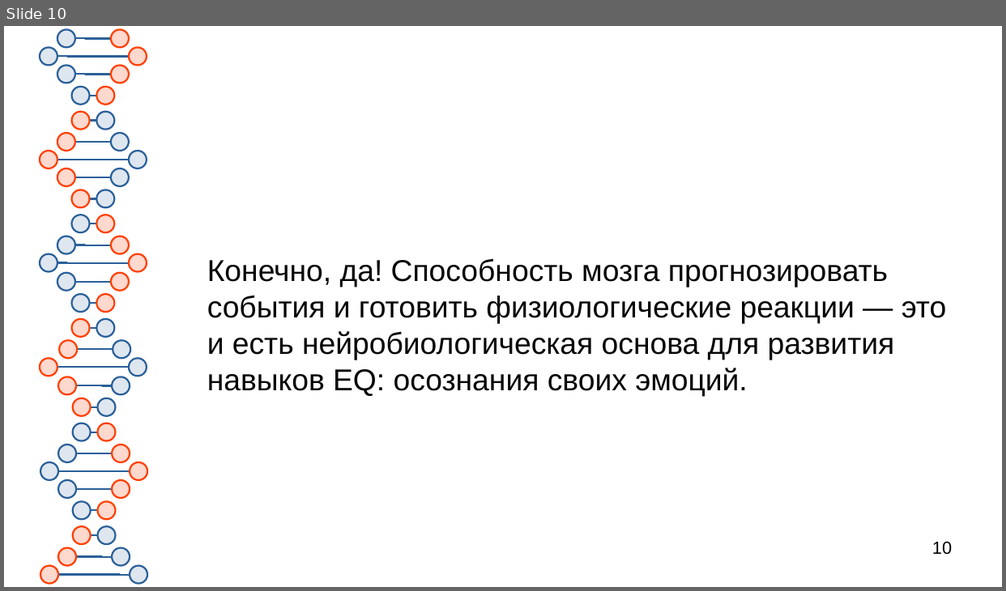
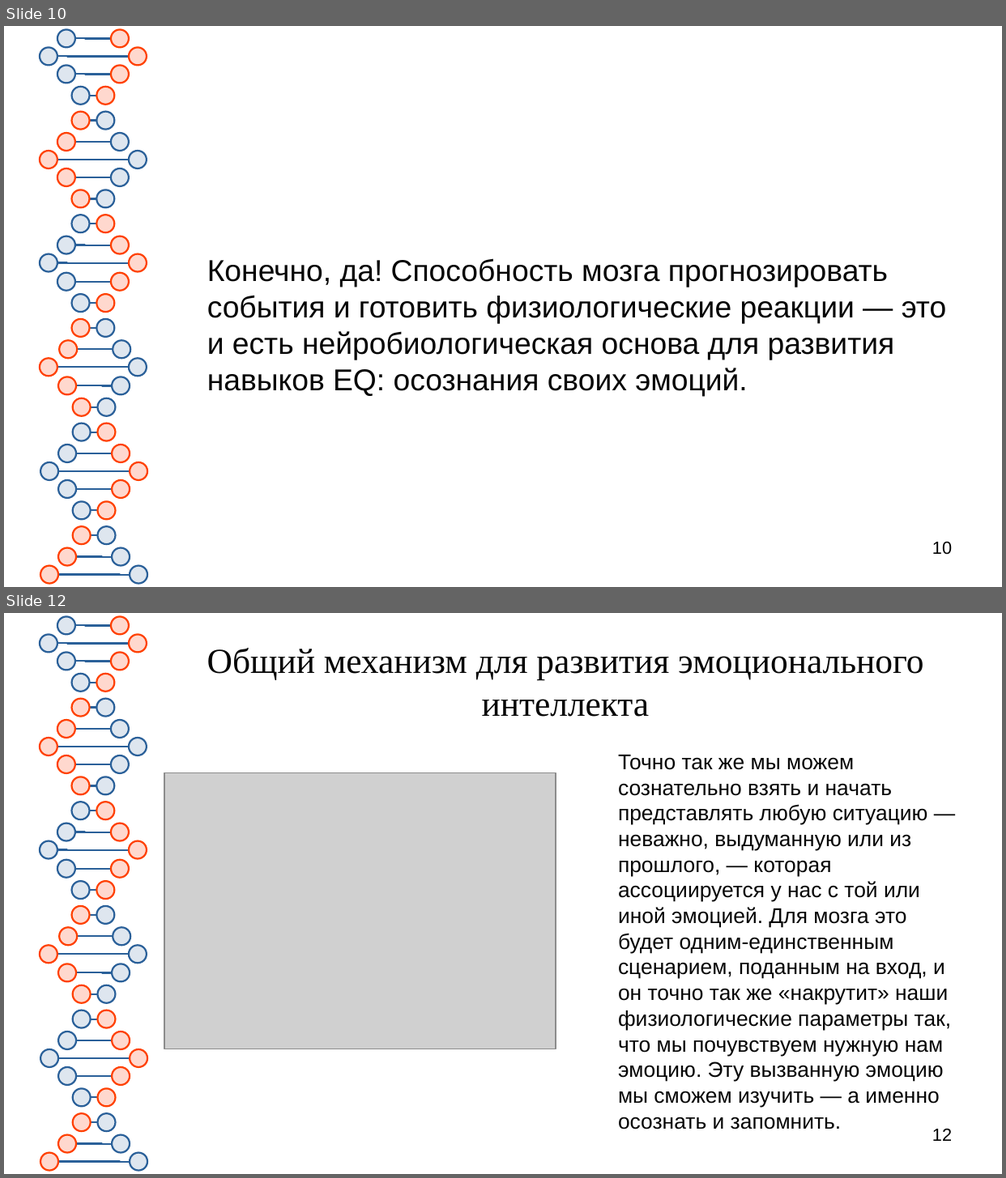
Before and after one commit to Chularev/articles, a slide deck: Psychology/5. Эмоциональный интеллект/Эмоциональный интеллект.odp. Shown one above the other, each under a label of ours: slide 10 before the commit, slides 10 and 12 after it; the slides between them are not shown. The pictures are 1006x591 and 1006x1178 pixels, drawn with LibreOffice and Linux fonts; fonts in the diff are those of the drawing; grey boxes stand for pictures. Boxes give left, top, right and bottom in pixels: in the first picture for what was removed or moved away, otherwise in the second. Text is boxed around its words. In the diff, an @@ line names an element or a change of style, - is before the commit and + after.

```diff
--- a/Psychology/5. Эмоциональный интеллект/Эмоциональный интеллект.odp
+++ b/Psychology/5. Эмоциональный интеллект/Эмоциональный интеллект.odp
@@ slide 12 added at (x1=4, y1=613, x2=1002, y2=1174), background #FFFFFF; not listed: 81 template elements that a slide beside it also shows @@
@@ title added at (x1=207, y1=648, x2=923, y2=717), 28 pt, text #050505 @@
+Общий механизм для развития эмоционального интеллекта
@@ text added at (x1=618, y1=755, x2=951, y2=1130), 17 pt, text #050505 @@
+Точно так же мы можем сознательно взять и начать представлять любую ситуацию — неважно, выдуманную или из прошлого, — которая ассоциируется у нас с той или иной эмоцией. Для мозга это будет одним-единственным сценарием, поданным на вход, и он точно так же «накрутит» наши физиологические параметры так, что мы почувствуем нужную нам эмоцию. Эту вызванную эмоцию мы сможем изучить — а именно осознать и запомнить.
@@ picture added at (x1=164, y1=773, x2=556, y2=1050) @@
@@ page number added at (x1=932, y1=1129, x2=952, y2=1141), 14 pt, text #000000 @@
+12
```
Also in this commit, not shown: 1 slide changed, 1 other slide added.
